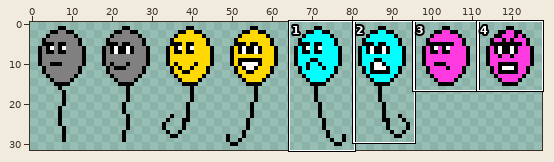
Sprite sheet, stored at assets/images/balun.png. Above, an overview of the earlier version with the close-up marked.
Close-up. Before the edit:
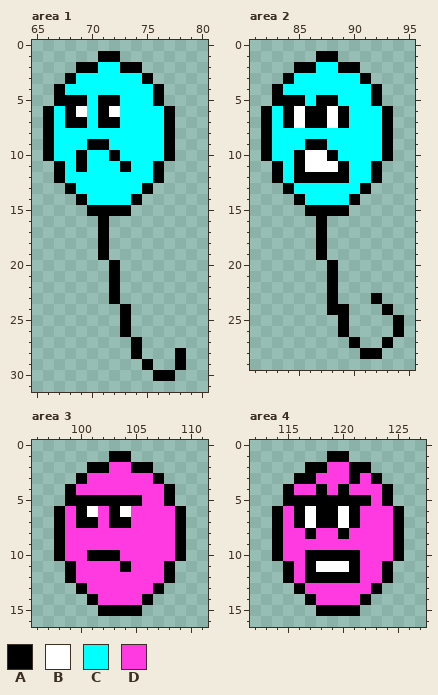
The file is 128x32 pixels. Shown: area 1: x 65..80, y 0..31; area 2: x 81..95, y 0..29; area 3: x 96..111, y 0..16; area 4: x 112..127, y 0..16. The commit also changed other parts of the picture, which this record leaves out.
Palette (. is transparent): A #000000  B #ffffff  C #00ffff  D #ff3ae1
Pixels before, area 1, first column x 66:
 1 .....AA......
 2 ...AACCAA....
 3 ..ACCCCCCA...
 4 .ACCCCCCCCA..
 5 .AAACAACCCA..
 6 ACABCABCCCCA.
 7 ACAACAACCCCA.
 8 ACCCCCCCCCCA.
 9 ACCCAACCCCCA.
10 ACCACCACCCCA.
11 .ACACCCACCA..
12 .ACCCCCCCCA..
13 ..ACCCCCCA...
14 ...ACCCCA....
15 ....AAAA.....
16 .....A.......
17 .....A.......
18 .....A.......
19 .....A.......
20 ......A......
21 ......A......
22 ......A......
23 ......A......
24 .......A.....
25 .......A.....
26 .......A.....
27 ........A....
28 ........A...A
29 .........A..A
30 ..........AA.
Pixels before, area 2, first column x 82:
 1 .....AA......
 2 ...AACCAA....
 3 ..ACCCCCCA...
 4 .ACCCCCCCCA..
 5 .AAACAACCCA..
 6 ACABAABACCCA.
 7 ACABAABACCCA.
 8 ACCCCCCCCCCA.
 9 ACCCAACCCCCA.
10 ACCABBACCCCA.
11 .ACABBBACCA..
12 .ACAAAAACCA..
13 ..ACCCCCCA...
14 ...ACCCCA....
15 ....AAAA.....
16 .....A.......
17 .....A.......
18 .....A.......
19 .....A.......
20 ......A......
21 ......A......
22 ......A......
23 ......A...A..
24 ......AA...A.
25 .......A....A
26 .......A....A
27 ........A..A.
28 .........AA..
Pixels before, area 3, first column x 98:
 1 .....AA.....
 2 ...AADDAA...
 3 ..ADDDDDDA..
 4 .ADDDDDDDDA.
 5 .AAAAAAADDA.
 6 ADABDABDDDDA
 7 ADAADAADDDDA
 8 ADDDDDDDDDDA
 9 ADDDDDDDDDDA
10 ADDAAADDDDDA
11 .ADDDDADDDA.
12 .ADDDDDDDDA.
13 ..ADDDDDDA..
14 ...ADDDDA...
15 ....AAAA....
Pixels before, area 4, first column x 114:
 1 .....AA.....
 2 ...AADDAA...
 3 ..AADDDADA..
 4 .ADDADADDDA.
 5 .AAAAAAAADA.
 6 ADABAABADDDA
 7 ADABAABADDDA
 8 ADDADDADDDDA
 9 ADDDDDDDDDDA
10 ADDAAAAADDDA
11 .ADABBBADDA.
12 .ADAAAAADDA.
13 ..ADDDDDDA..
14 ...ADDDDA...
15 ....AAAA....
New version:
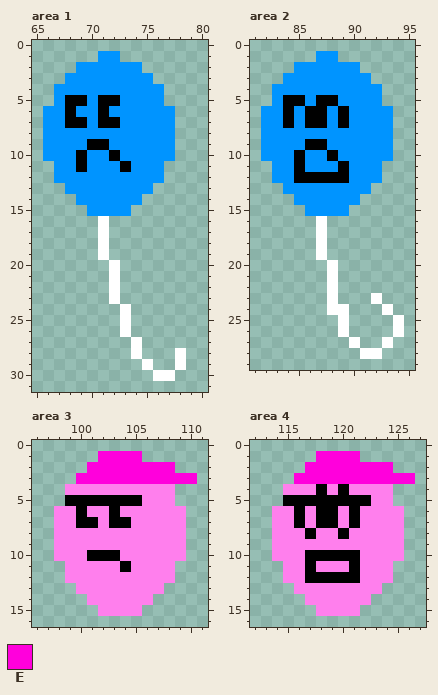
Colours new in this view: E #ff00dc
From old to new:
colour C: #00ffff -> #0094ff
colour D: #ff3ae1 -> #ff7fed
Changed rows in their new state; - is a pixel that keeps its letter.
Area 1:
first column x 66:
 1 -----CC------
 2 ---CC--CC----
 3 --C------C---
 4 -C--------C--
 5 -C--------C--
 6 C--C--C----C-
 7 C----------C-
 8 C----------C-
 9 C----------C-
10 C----------C-
11 -C--------C--
12 -C--------C--
13 --C------C---
14 ---C----C----
15 ----CCCC-----
16 -----B-------
17 -----B-------
18 -----B-------
19 -----B-------
20 ------B------
21 ------B------
22 ------B------
23 ------B------
24 -------B-----
25 -------B-----
26 -------B-----
27 --------B----
28 --------B---B
29 ---------B--B
30 ----------BB-
Area 2:
first column x 82:
 1 -----CC------
 2 ---CC--CC----
 3 --C------C---
 4 -C--------C--
 5 -C--------C--
 6 C--C--C----C-
 7 C--C--C----C-
 8 C----------C-
 9 C----------C-
10 C---CC-----C-
11 -C--CCC---C--
12 -C--------C--
13 --C------C---
14 ---C----C----
15 ----CCCC-----
16 -----B-------
17 -----B-------
18 -----B-------
19 -----B-------
20 ------B------
21 ------B------
22 ------B------
23 ------B---B--
24 ------BB---B-
25 -------B----B
26 -------B----B
27 --------B--B-
28 ---------BB--
Area 3:
first column x 98:
 1 ----EEEE-----
 2 ---EEEEEEEE--
 3 --EEEEEEEEEEE
 4 -D--------D--
 5 ----------D--
 6 D--D--D----D-
 7 D----------D-
 8 D----------D-
 9 D----------D-
10 D----------D-
11 -D--------D--
12 -D--------D--
13 --D------D---
14 ---D----D----
15 ----DDDD-----
Area 4:
first column x 114:
 1 ----EEEE-----
 2 ---EEEEEEEE--
 3 --EEEEEEEEEEE
 4 -D--------D--
 5 ----------D--
 6 D--D--D----D-
 7 D--D--D----D-
 8 D----------D-
 9 D----------D-
10 D----------D-
11 -D--DDD---D--
12 -D--------D--
13 --D------D---
14 ---D----D----
15 ----DDDD-----
Where, in picture pixels (left, top, right, bottom), the same in both close-ups:
changed: (43, 51, 186, 381)
changed: (261, 51, 404, 359)
changed: (54, 451, 197, 616)
changed: (272, 451, 415, 616)
